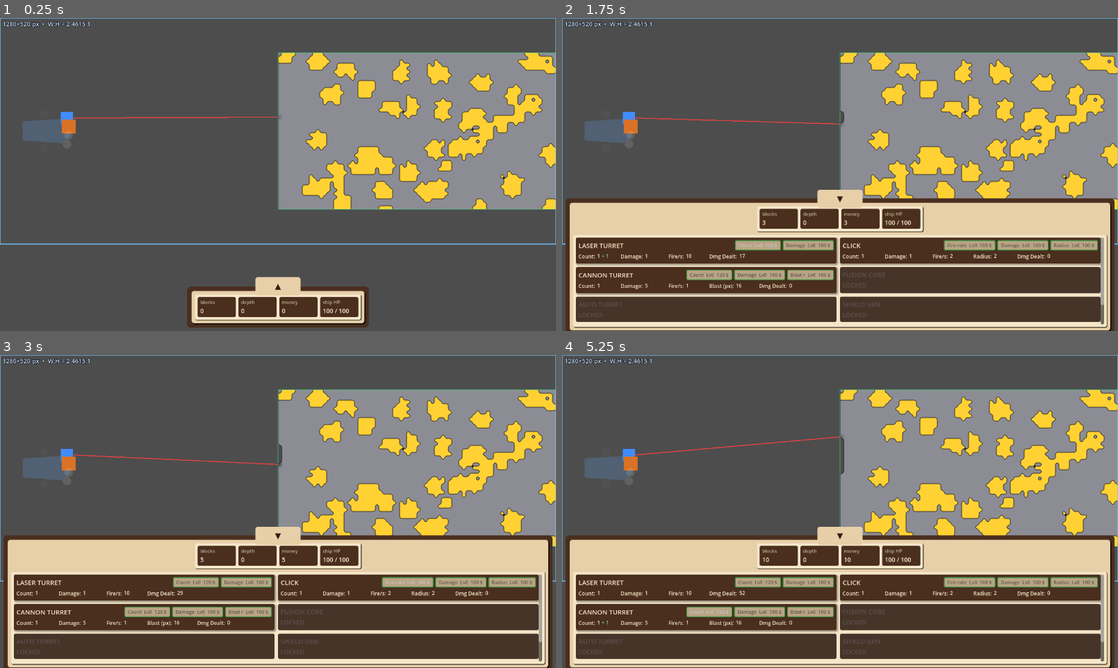
Above: before the commit, frames 1-4 (two rows, left to right).
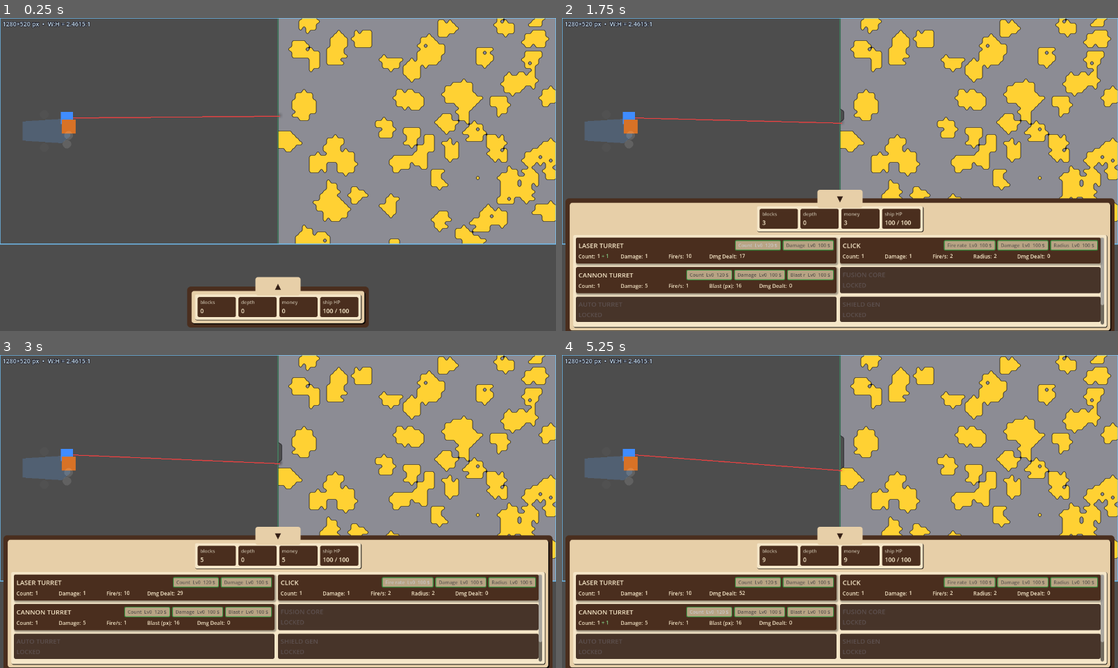
Above: after the commit, the same moments.

Repository: caboyd/blast_game
Game: Godot game, scene res://scenes/Main.tscn
Same seed, same stepped clock (60 frames per second), same inputs: the game is played once before the commit and once after it.
Inputs:
- Up to frame 1 (0.25 s): no input
- Up to frame 2 (1.75 s): click "▲" at 0.5 s; click "Count Lv0 120 $" at 1.25 s
- Up to frame 3 (3 s): click "Damage Lv0 100 $" at 2 s; click "Fire rate Lv0 100 $" at 2.75 s
- Up to frame 4 (5.25 s): click "Damage Lv0 100 $" at 3.5 s; click "Radius Lv0 100 $" at 4.25 s; click "Count Lv0 120 $" at 5 s

The runs differ from the first frame. In frame 1, 22% of the frame differs, in the area x 17-100%, y 0-73%; in frame 2, 16%; in frame 3, 16%; in frame 4, 16%.

Commit message:
Refactor Main scene and update DebugOverlay
- Updated resource paths and unique IDs in Main.tscn for better organization.
- Renamed "ShowEnemyRange" to "ShowAttackRanges" in DebugOverlay for clarity.
- Adjusted DebugBounds in DestructibleTarget to sync with sprite footprint.
- Introduced debug_show_attack_ranges variable in Turret for consistent attack range visualization across enemies and turrets.

Diff:
--- a/scenes/Main.tscn
+++ b/scenes/Main.tscn
@@ -5,10 +5,10 @@
 [ext_resource type="PackedScene" uid="uid://dtrx184slrt33" path="res://scenes/target/TargetSpotterManager.tscn" id="3"]
 [ext_resource type="PackedScene" uid="uid://s27h7pw54ab5" path="res://scenes/ui/BottomHUD.tscn" id="4"]
 [ext_resource type="PackedScene" path="res://scenes/ui/DebugOverlay.tscn" id="5"]
-[ext_resource type="PackedScene" path="res://scenes/ships/Ship.tscn" id="6"]
-[ext_resource type="Script" path="res://scripts/systems/EnemySpawner.gd" id="7"]
+[ext_resource type="PackedScene" uid="uid://shiproot001" path="res://scenes/ships/Ship.tscn" id="6"]
+[ext_resource type="Script" uid="uid://cblvs64rtwiii" path="res://scripts/systems/EnemySpawner.gd" id="7"]
 
-[node name="Main" type="Control"]
+[node name="Main" type="Control" unique_id=1075927346]
 layout_mode = 3
 anchors_preset = 15
 anchor_right = 1.0
@@ -17,7 +17,7 @@
 grow_vertical = 2
 script = ExtResource("1")
 
-[node name="GameplayBlock" type="Control" parent="."]
+[node name="GameplayBlock" type="Control" parent="." unique_id=784919821]
 layout_mode = 1
 anchors_preset = 15
 anchor_right = 1.0
@@ -26,79 +26,69 @@
 grow_horizontal = 2
 grow_vertical = 2
 
-[node name="AspectRatioContainer" type="AspectRatioContainer" parent="GameplayBlock"]
+[node name="AspectRatioContainer" type="AspectRatioContainer" parent="GameplayBlock" unique_id=1819297229]
 layout_mode = 1
 anchors_preset = 15
 anchor_right = 1.0
 anchor_bottom = 1.0
 grow_horizontal = 2
 grow_vertical = 2
-alignment_horizontal = 1
-alignment_vertical = 1
-ratio = 2.4615385
-stretch_mode = 2
+ratio = 2.4615386
 
-[node name="ViewportFrame" type="Control" parent="GameplayBlock/AspectRatioContainer"]
-layout_mode = 1
-anchors_preset = 15
-anchor_right = 1.0
-anchor_bottom = 1.0
-offset_left = 0.0
-offset_top = 0.0
-offset_right = 0.0
-offset_bottom = 0.0
-grow_horizontal = 2
-grow_vertical = 2
+[node name="ViewportFrame" type="Control" parent="GameplayBlock/AspectRatioContainer" unique_id=1535184046]
+layout_mode = 2
 mouse_filter = 2
 
-[node name="SubViewportContainer" type="SubViewportContainer" parent="GameplayBlock/AspectRatioContainer/ViewportFrame"]
+[node name="SubViewportContainer" type="SubViewportContainer" parent="GameplayBlock/AspectRatioContainer/ViewportFrame" unique_id=1740313277]
 layout_mode = 1
 anchors_preset = 15
 anchor_right = 1.0
 anchor_bottom = 1.0
 grow_horizontal = 2
 grow_vertical = 2
+mouse_filter = 2
 stretch = true
-mouse_filter = 2
 
-[node name="GameSubViewport" type="SubViewport" parent="GameplayBlock/AspectRatioContainer/ViewportFrame/SubViewportContainer"]
+[node name="GameSubViewport" type="SubViewport" parent="GameplayBlock/AspectRatioContainer/ViewportFrame/SubViewportContainer" unique_id=1293668817]
 unique_name_in_owner = true
+handle_input_locally = false
+msaa_2d = 3
 size = Vector2i(1280, 520)
+render_target_update_mode = 4
 
-[node name="GameCamera2D" type="Camera2D" parent="GameplayBlock/AspectRatioContainer/ViewportFrame/SubViewportContainer/GameSubViewport"]
+[node name="GameCamera2D" type="Camera2D" parent="GameplayBlock/AspectRatioContainer/ViewportFrame/SubViewportContainer/GameSubViewport" unique_id=589239018]
 unique_name_in_owner = true
 position = Vector2(640, 260)
 
-[node name="World2D" type="Node2D" parent="GameplayBlock/AspectRatioContainer/ViewportFrame/SubViewportContainer/GameSubViewport"]
+[node name="World2D" type="Node2D" parent="GameplayBlock/AspectRatioContainer/ViewportFrame/SubViewportContainer/GameSubViewport" unique_id=469859937]
 
-[node name="Ship" parent="GameplayBlock/AspectRatioContainer/ViewportFrame/SubViewportContainer/GameSubViewport/World2D" instance=ExtResource("6")]
+[node name="TargetConveyor" parent="GameplayBlock/AspectRatioContainer/ViewportFrame/SubViewportContainer/GameSubViewport/World2D" unique_id=1327211672 instance=ExtResource("2")]
 unique_name_in_owner = true
 
-[node name="TargetConveyor" parent="GameplayBlock/AspectRatioContainer/ViewportFrame/SubViewportContainer/GameSubViewport/World2D" instance=ExtResource("2")]
-unique_name_in_owner = true
+[node name="Ship" parent="GameplayBlock/AspectRatioContainer/ViewportFrame/SubViewportContainer/GameSubViewport/World2D" unique_id=1505257354 instance=ExtResource("6")]
 
-[node name="TargetSpotterManager" parent="GameplayBlock/AspectRatioContainer/ViewportFrame/SubViewportContainer/GameSubViewport/World2D" instance=ExtResource("3")]
+[node name="TargetSpotterManager" parent="GameplayBlock/AspectRatioContainer/ViewportFrame/SubViewportContainer/GameSubViewport/World2D" unique_id=712810754 instance=ExtResource("3")]
 
-[node name="ProjectileManager" type="Node2D" parent="GameplayBlock/AspectRatioContainer/ViewportFrame/SubViewportContainer/GameSubViewport/World2D"]
+[node name="ProjectileManager" type="Node2D" parent="GameplayBlock/AspectRatioContainer/ViewportFrame/SubViewportContainer/GameSubViewport/World2D" unique_id=1460988594]
 
-[node name="EnemyManager" type="Node2D" parent="GameplayBlock/AspectRatioContainer/ViewportFrame/SubViewportContainer/GameSubViewport/World2D"]
+[node name="EnemyManager" type="Node2D" parent="GameplayBlock/AspectRatioContainer/ViewportFrame/SubViewportContainer/GameSubViewport/World2D" unique_id=1107769081]
 
-[node name="EnemySpawner" type="Node" parent="GameplayBlock/AspectRatioContainer/ViewportFrame/SubViewportContainer/GameSubViewport/World2D"]
+[node name="EnemySpawner" type="Node" parent="GameplayBlock/AspectRatioContainer/ViewportFrame/SubViewportContainer/GameSubViewport/World2D" unique_id=341965424]
 script = ExtResource("7")
 
-[node name="Border" type="ReferenceRect" parent="GameplayBlock/AspectRatioContainer/ViewportFrame"]
-editor_only = false
+[node name="Border" type="ReferenceRect" parent="GameplayBlock/AspectRatioContainer/ViewportFrame" unique_id=1486867454]
 layout_mode = 1
 anchors_preset = 15
 anchor_right = 1.0
 anchor_bottom = 1.0
 grow_horizontal = 2
 grow_vertical = 2
+mouse_filter = 2
 border_color = Color(0.45, 0.78, 1, 0.95)
 border_width = 2.0
-mouse_filter = 2
+editor_only = false
 
-[node name="ViewportInfo" type="Label" parent="GameplayBlock/AspectRatioContainer/ViewportFrame"]
+[node name="ViewportInfo" type="Label" parent="GameplayBlock/AspectRatioContainer/ViewportFrame" unique_id=576202899]
 unique_name_in_owner = true
 layout_mode = 0
 offset_left = 6.0
@@ -110,10 +100,9 @@
 theme_override_constants/outline_size = 4
 theme_override_font_sizes/font_size = 14
 text = "—"
-mouse_filter = 2
 
-[node name="UI" type="CanvasLayer" parent="."]
+[node name="UI" type="CanvasLayer" parent="." unique_id=1737551686]
 
-[node name="BottomHUD" parent="UI" instance=ExtResource("4")]
+[node name="BottomHUD" parent="UI" unique_id=408634494 instance=ExtResource("4")]
 
-[node name="DebugOverlay" parent="UI" instance=ExtResource("5")]
+[node name="DebugOverlay" parent="UI" unique_id=756460268 instance=ExtResource("5")]
--- a/scenes/target/DestructibleTarget.tscn
+++ b/scenes/target/DestructibleTarget.tscn
@@ -8,6 +8,6 @@
 [node name="Visual" type="Sprite2D" parent="." unique_id=825242491]
 
 [node name="DebugBounds" type="Line2D" parent="." unique_id=1157898256]
-points = PackedVector2Array(-320, -180, 320, -180, 320, 180, -320, 180, -320, -180)
+points = PackedVector2Array()
 width = 2.0
 default_color = Color(0.2, 0.95, 0.55, 0.35)
--- a/scenes/ui/DebugOverlay.tscn
+++ b/scenes/ui/DebugOverlay.tscn
@@ -72,6 +72,6 @@
 button_pressed = true
 text = "Show Debug Visuals"
 
-[node name="ShowEnemyRange" type="CheckButton" parent="Panel/VBox"]
+[node name="ShowAttackRanges" type="CheckButton" parent="Panel/VBox"]
 layout_mode = 2
-text = "Show Enemy Attack Range"
+text = "Show Attack Ranges"
--- a/scripts/enemies/Enemy.gd
+++ b/scripts/enemies/Enemy.gd
@@ -1,8 +1,5 @@
 class_name Enemy
 extends Node2D
-
-## Debug overlay: draw attack range ring when true (set from DebugOverlay).
-static var show_enemy_range: bool = false
 
 const ENEMY_PROJECTILE_SCENE := preload("res://scenes/enemies/EnemyProjectile.tscn")
 
@@ -24,7 +21,7 @@
 	add_to_group(&"enemies")
 	health = max_health
 	_build_visual()
-	if show_enemy_range:
+	if Turret.debug_show_attack_ranges:
 		queue_redraw()
 
 
@@ -91,6 +88,6 @@
 
 
 func _draw() -> void:
-	if not show_enemy_range:
+	if not Turret.debug_show_attack_ranges:
 		return
 	draw_arc(Vector2.ZERO, attack_range_px, 0.0, TAU, 64, Color(1.0, 0.3, 0.3, 0.55), 1.5, true)
--- a/scripts/target/DestructibleTarget.gd
+++ b/scripts/target/DestructibleTarget.gd
@@ -22,7 +22,7 @@
 ## Extra mask columns on left/right so marching shader sees real neighbor cells at seams (not clamped edge).
 const APRON_COLUMNS := 1
 
-@export var target_size_px: Vector2 = Vector2(640.0, 360.0)
+@export var target_size_px: Vector2 = Vector2(640.0, 540.0)
 @export var cell_size_px: float = 8.0
 @export var fill_solid_on_reset: bool = true
 
@@ -91,6 +91,7 @@
 		_invalidate_mask_and_neighbor_seams()
 	_click_fire_time_bank_s = _click_interval_s()
 	_click_pending_edge = false
+	_sync_debug_bounds_outline()
 
 
 func apply_damage_circle_local(
@@ -238,6 +239,22 @@
 	reset_target()
 
 
+## Matches DebugBounds Line2D to centered sprite footprint (_grid * cell_size_px).
+func _sync_debug_bounds_outline() -> void:
+	var line := get_node_or_null("DebugBounds") as Line2D
+	if line == null:
+		return
+	var hw := float(_grid_w) * cell_size_px * 0.5
+	var hh := float(_grid_h) * cell_size_px * 0.5
+	line.points = PackedVector2Array([
+		Vector2(-hw, -hh),
+		Vector2(hw, -hh),
+		Vector2(hw, hh),
+		Vector2(-hw, hh),
+		Vector2(-hw, -hh),
+	])
+
+
 func _process(delta: float) -> void:
 	if debug_damage_on_click and not _destroyed:
 		_click_fire_time_bank_s += delta
--- a/scripts/turrets/CannonTurret.gd
+++ b/scripts/turrets/CannonTurret.gd
@@ -22,6 +22,8 @@
 	UpgradeBus.upgrade_purchased.connect(_on_upgrade_purchased)
 	damage = GameStatistics.cannon_turret_damage
 	explosion_radius_px = GameStatistics.cannon_explosion_radius_px
+	if Turret.debug_show_attack_ranges:
+		queue_redraw()
 
 
 func _on_upgrade_purchased(id: StringName, _new_level: int) -> void:
@@ -45,6 +47,14 @@
 			best_d2 = d2
 			best = e
 	return best
+
+
+func _draw() -> void:
+	if not Turret.debug_show_attack_ranges:
+		return
+	if barrel == null:
+		return
+	draw_arc(barrel.position, attack_range_px, 0.0, TAU, 64, Color(0.3, 0.75, 1.0, 0.55), 1.5, true)
 
 
 func _process(delta: float) -> void:
--- a/scripts/turrets/Turret.gd
+++ b/scripts/turrets/Turret.gd
@@ -1,5 +1,8 @@
 class_name Turret
 extends Node2D
+
+## When true, draw attack-range debug rings on enemies and turrets that define range (DebugOverlay).
+static var debug_show_attack_ranges: bool = false
 
 @onready var barrel: Node2D = %Barrel
 
--- a/scripts/ui/DebugOverlay.gd
+++ b/scripts/ui/DebugOverlay.gd
@@ -5,13 +5,14 @@
 var _prev_click_damage: int = -1
 var _syncing_radius: bool = false
 
-@onready var _conveyor: TargetConveyor = get_node("../../World2D/TargetConveyor") as TargetConveyor
+@onready var _conveyor: TargetConveyor = get_node("%TargetConveyor") as TargetConveyor
 @onready var _radius_spin: SpinBox = $Panel/VBox/RadiusRow/RadiusSpin
 @onready var _max_damage_btn: CheckButton = $Panel/VBox/MaxDamage
 @onready var _gold_spin: SpinBox = $Panel/VBox/GoldRow/GoldSpin
 @onready var _gold_give: Button = $Panel/VBox/GoldRow/GoldGive
 @onready var _debug_visuals: CheckButton = $Panel/VBox/DebugVisuals
-@onready var _show_enemy_range: CheckButton = $Panel/VBox/ShowEnemyRange
+@onready var _show_attack_ranges: CheckButton = $Panel/VBox/ShowAttackRanges
+@onready var _viewport_info: Label = get_node("../../GameplayBlock/AspectRatioContainer/ViewportFrame/ViewportInfo") as Label
 
 
 func _ready() -> void:
@@ -19,12 +20,12 @@
 	_max_damage_btn.toggled.connect(_on_max_damage_toggled)
 	_gold_give.pressed.connect(_on_gold_give_pressed)
 	_debug_visuals.toggled.connect(_on_debug_visuals_toggled)
-	_show_enemy_range.toggled.connect(_on_show_enemy_range_toggled)
+	_show_attack_ranges.toggled.connect(_on_show_attack_ranges_toggled)
 	visibility_changed.connect(_on_visibility_changed)
 	if _conveyor != null and not _conveyor.active_target_changed.is_connected(_on_active_target_changed):
 		_conveyor.active_target_changed.connect(_on_active_target_changed)
 	_apply_debug_visuals(_debug_visuals.button_pressed)
-	Enemy.show_enemy_range = _show_enemy_range.button_pressed
+	_apply_attack_range_debug(_show_attack_ranges.button_pressed)
 
 
 func _unhandled_key_input(event: InputEvent) -> void:
@@ -74,6 +75,8 @@
 
 
 func _apply_debug_visuals(on: bool) -> void:
+	if _viewport_info != null:
+		_viewport_info.visible = on
 	if _conveyor == null:
 		return
 	for t in [_conveyor.front_target, _conveyor.next_target]:
@@ -84,8 +87,15 @@
 			bounds.visible = on
 
 
-func _on_show_enemy_range_toggled(pressed: bool) -> void:
-	Enemy.show_enemy_range = pressed
+func _on_show_attack_ranges_toggled(pressed: bool) -> void:
+	_apply_attack_range_debug(pressed)
+
+
+func _apply_attack_range_debug(on: bool) -> void:
+	Turret.debug_show_attack_ranges = on
 	for n in get_tree().get_nodes_in_group(&"enemies"):
 		if n is Enemy:
 			(n as Enemy).queue_redraw()
+	for n in get_tree().get_nodes_in_group(&"cannon_turrets"):
+		if n is CannonTurret:
+			(n as CannonTurret).queue_redraw()
